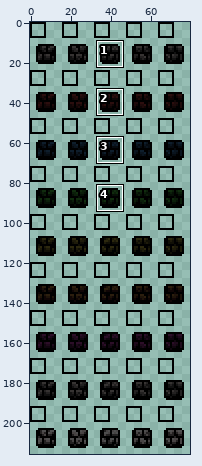
Two versions of one sprite sheet, tiles/materials/darkobsidianbrick2.png. The first picture is a wide view before the edit; the outline marks the close-up.
Close-up. Before the commit:
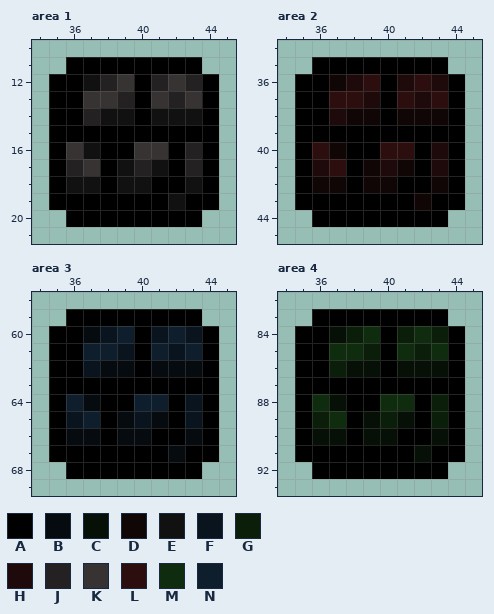
The file is 80x216 pixels. Colours within 5 levels of each other are drawn and written as one. Shown: area 1: x 34..45, y 10..21; area 2: x 34..45, y 34..45; area 3: x 34..45, y 58..69; area 4: x 34..45, y 82..93. The commit also changed other parts of the picture, which this record leaves out.
Palette (. is transparent): A #000000  B #060b10  C #061006  D #100606  E #111111  F #0a141e  G #0b1e0a  H #1e0a0a  J #232121  K #363332  L #2c0e0e  M #102c0e  N #0e1e2c
Pixels before, area 1, first column x 35:
11 .AAAAAAAA.
12 AAEJKAJKJA
13 AAKKJAKJKA
14 AAJEEAEEEA
15 AAAAAAAAAA
16 AKEAAKKAJA
17 AJKAEJEAJA
18 AEEAEEAAEA
19 AAAAAAAEAA
20 .AAAAAAAA.
Pixels before, area 2, first column x 35:
35 .AAAAAAAA.
36 AADHLAHLHA
37 AALLHALHLA
38 AAHDDADDDA
39 AAAAAAAAAA
40 ALDAALLAHA
41 AHLADHDAHA
42 ADDADDAADA
43 AAAAAAADAA
44 .AAAAAAAA.
Pixels before, area 3, first column x 35:
59 .AAAAAAAA.
60 AABFNAFNFA
61 AANNFANFNA
62 AAFBBABBBA
63 AAAAAAAAAA
64 ANBAANNAFA
65 AFNABFBAFA
66 ABBABBAABA
67 AAAAAAABAA
68 .AAAAAAAA.
Pixels before, area 4, first column x 35:
83 .AAAAAAAA.
84 AACGMAGMGA
85 AAMMGAMGMA
86 AAGCCACCCA
87 AAAAAAAAAA
88 AMCAAMMAGA
89 AGMACGCAGA
90 ACCACCAACA
91 AAAAAAACAA
92 .AAAAAAAA.
Now the later version:
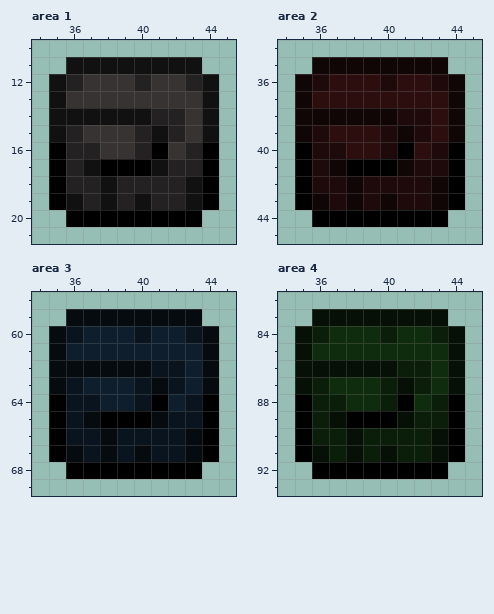
The exact change:
Changed rows in their new state; - is an unchanged pixel.
Area 1:
first column x 35:
11 -EEEEEEEE-
12 EJKK-JK--E
13 EK--KK-K-E
14 EEE--EJJKE
15 EJKKKJEJKE
16 -JJKKJAK--
17 --E-AA-J--
18 -JJEJJJJ--
19 -EJEJEJJE-
Area 2:
first column x 35:
35 -DDDDDDDD-
36 DHLL-HL--D
37 DL--LL-L-D
38 DDD--DHHLD
39 DHLLLHDHLD
40 -HHLLHAL--
41 --D-AA-H--
42 -HHDHHHH--
43 -DHDHDHHD-
Area 3:
first column x 35:
59 -BBBBBBBB-
60 BFNN-FN--B
61 BN--NN-N-B
62 BBB--BFFNB
63 BFNNNFBFNB
64 -FFNNFAN--
65 --B-AA-F--
66 -FFBFFFF--
67 -BFBFBFFB-
Area 4:
first column x 35:
83 -CCCCCCCC-
84 CGMM-GM--C
85 CM--MM-M-C
86 CCC--CGGMC
87 CGMMMGCGMC
88 -GGMMGAM--
89 --C-AA-G--
90 -GGCGGGG--
91 -CGCGCGGC-
Boxes around the changes in both close-ups, in picture pixels (x1, y1, x2, y2):
changed: (49, 57, 219, 210)
changed: (295, 57, 465, 210)
changed: (49, 309, 219, 462)
changed: (295, 309, 465, 462)
